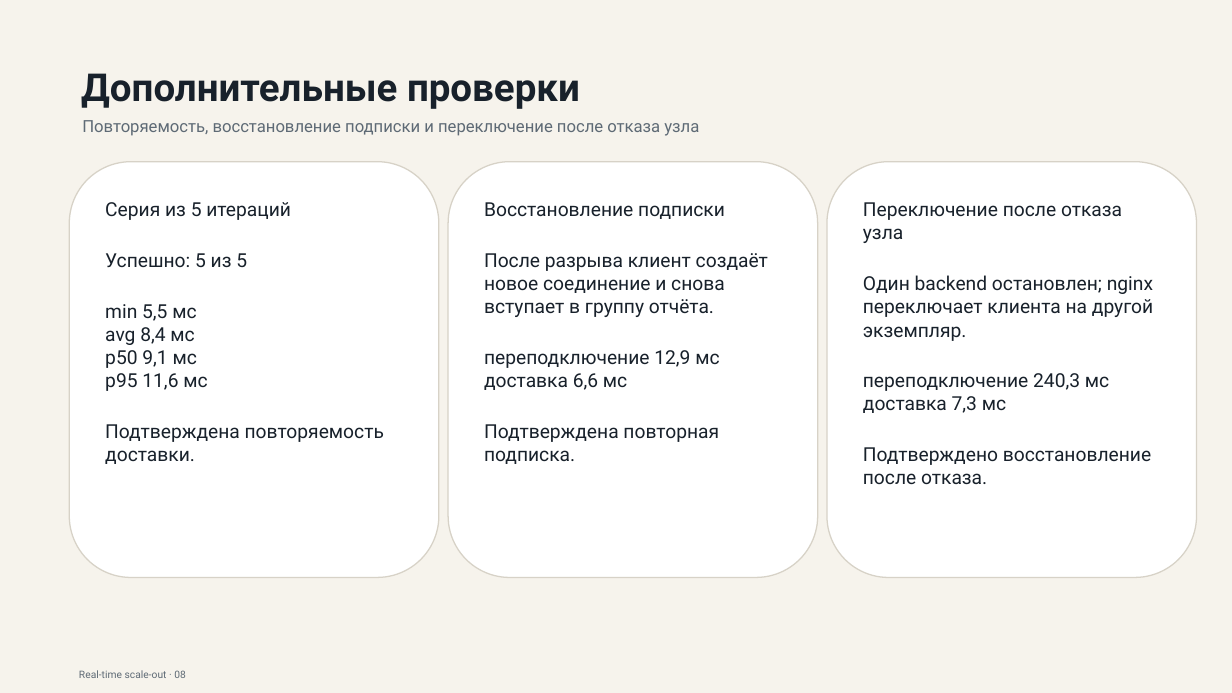
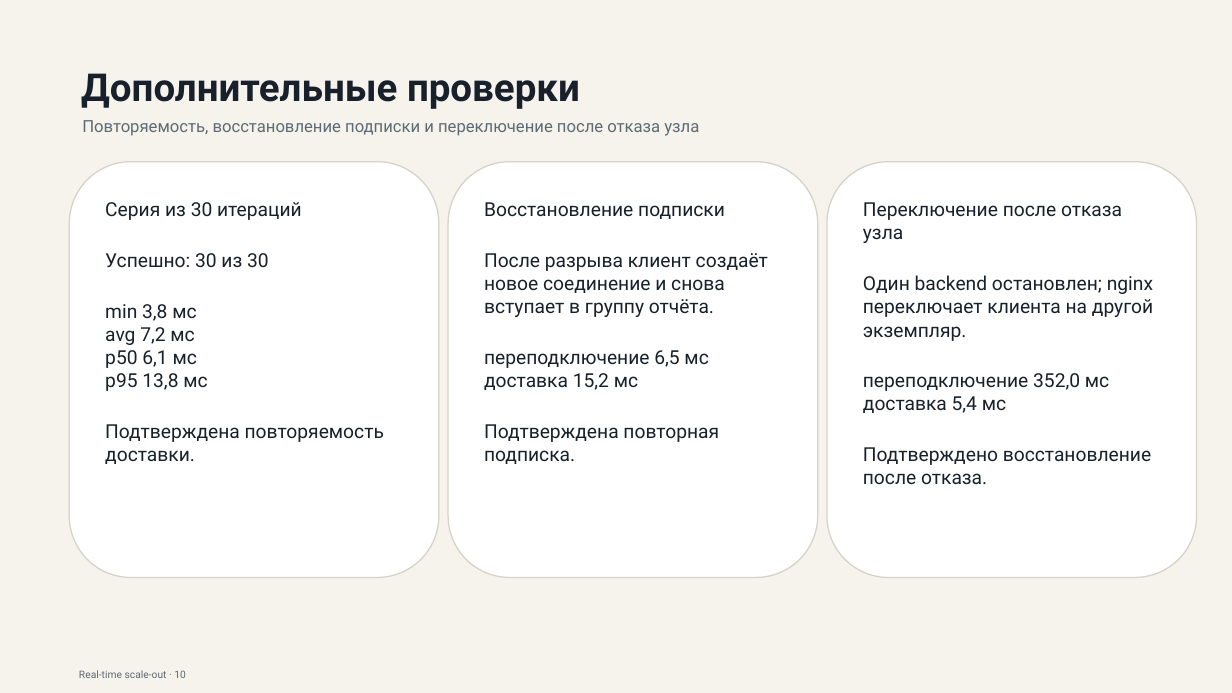
Before and after one commit to gently-whitesnow/final-qualifying-work, a slide deck: slide 10 of build/pptx/vkr-defense-draft.pptx (slide 8 before the commit). Drawn at 1232x693 pixels with LibreOffice and Linux fonts; fonts in the diff are those of the drawing. Boxes give left, top, right and bottom in pixels: in the first picture for what was removed or moved away, otherwise in the second. Text is boxed around its words. In the diff, an @@ line names an element or a change of style, - is before the commit and + after.

```diff
--- a/build/pptx/vkr-defense-draft.pptx
+++ b/build/pptx/vkr-defense-draft.pptx
@@ text in rounded rectangle at [105, 202, 302, 391]: text changed @@
-Серия из 5 итераций
-Успешно: 5 из 5
-min 5,5 мс
-avg 8,4 мс
-p50 9,1 мс
-p95 11,6 мс
+Серия из 30 итераций
+Успешно: 30 из 30
+min 3,8 мс
+avg 7,2 мс
+p50 6,1 мс
+p95 13,8 мс
@@ text in rounded rectangle at [484, 350, 708, 390]: text changed @@
-переподключение 12,9 мс
-доставка 6,6 мс
+переподключение 6,5 мс
+доставка 15,2 мс
@@ text in rounded rectangle at [863, 373, 1109, 413]: text changed @@
-переподключение 240,3 мс
-доставка 7,3 мс
+переподключение 352,0 мс
+доставка 5,4 мс
@@ text at [79, 670, 186, 678]: text changed @@
-Real-time scale-out · 08
+Real-time scale-out · 10
```
Also in this commit, not shown: 6 other slides changed, 4 slides added, 1 slide removed, 55 other files.
